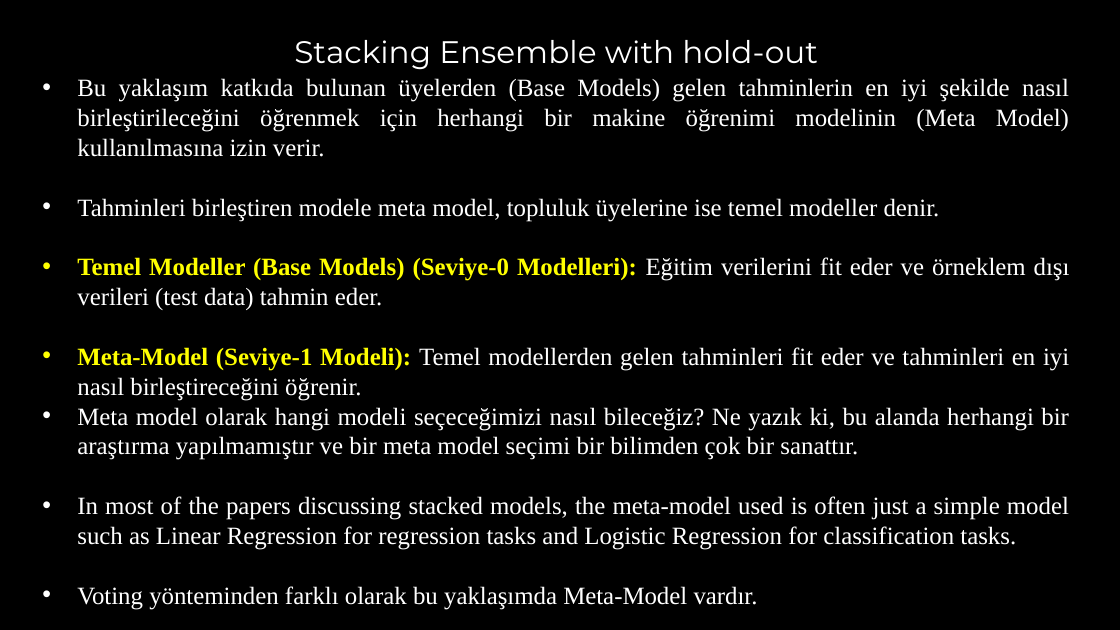
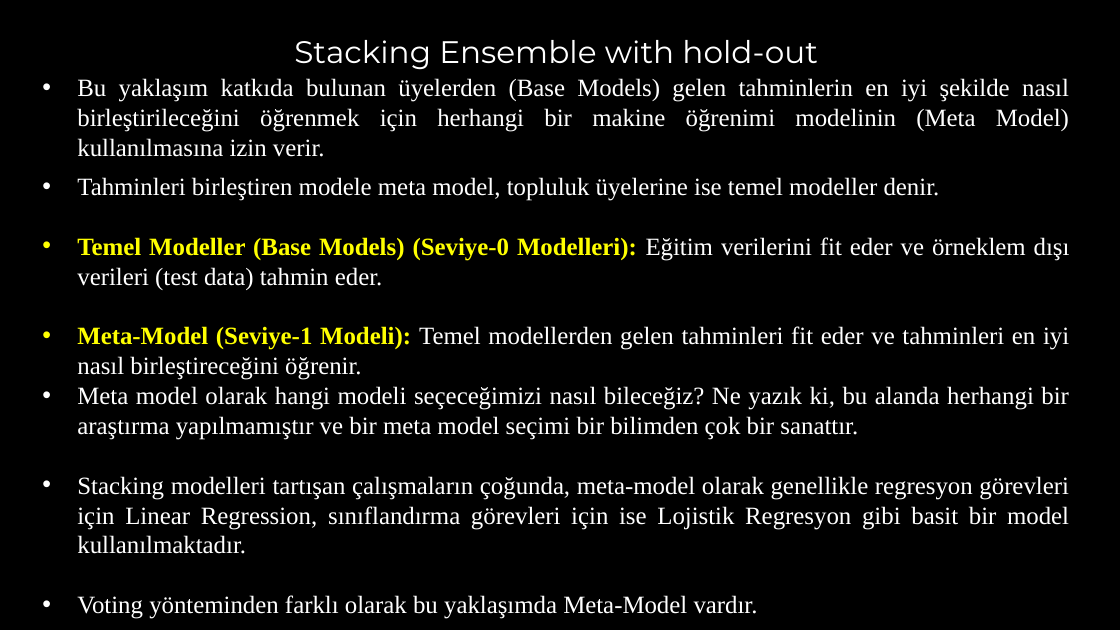
Before and after one commit to akaraci/Makine-Ogrenmesi, a slide deck: slide 11 of Sunular/MÖT-Hafta-7 - Ensemble Learning.pptx. Drawn at 1120x630 pixels with LibreOffice and Linux fonts; fonts in the diff are those of the drawing. Boxes give left, top, right and bottom in pixels: in the first picture for what was removed or moved away, otherwise in the second. Text is boxed around its words. In the diff, an @@ line names an element or a change of style, - is before the commit and + after.

```diff
--- a/Sunular/MÖT-Hafta-7 - Ensemble Learning.pptx
+++ b/Sunular/MÖT-Hafta-7 - Ensemble Learning.pptx
@@ text at (x1=77, y1=476, x2=1069, y2=554): text changed @@
-• In most of the papers discussing stacked models, the meta-model used is often just a simple model such as Linear Regression for regression tasks and Logistic Regression for classification tasks.
+• Stacking modelleri tartışan çalışmaların çoğunda, meta-model olarak genellikle regresyon görevleri için Linear Regression, sınıflandırma görevleri için ise Lojistik Regresyon gibi basit bir model kullanılmaktadır.
```
Also in this commit, not shown: 2 other slides changed, 2 slides added, 2 slides removed, 6 other files.
